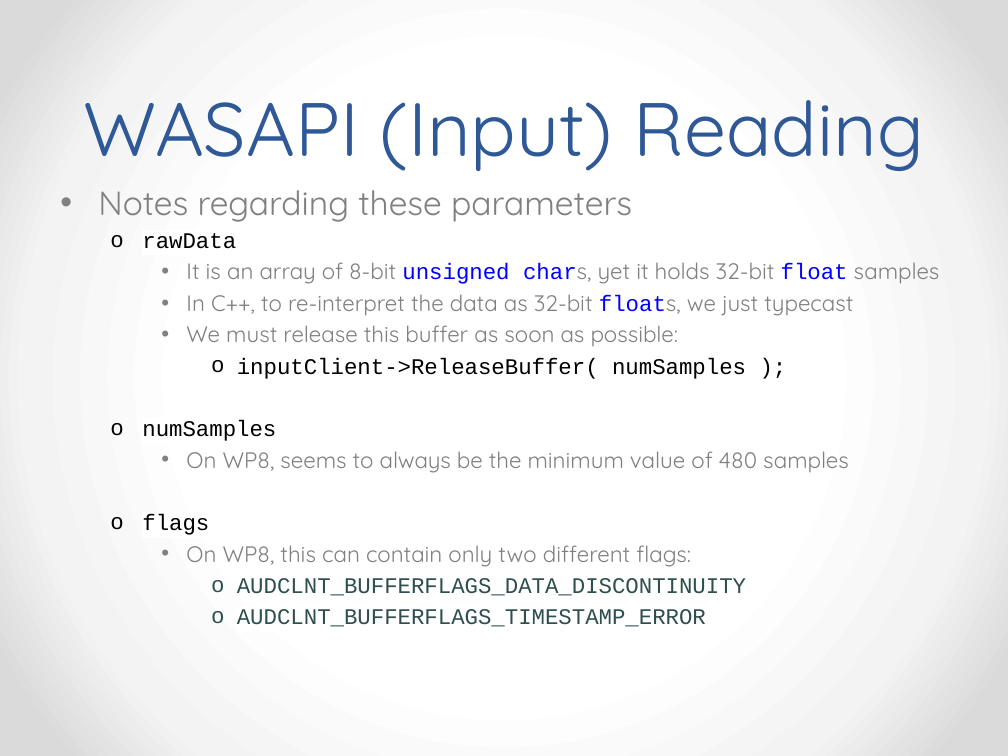
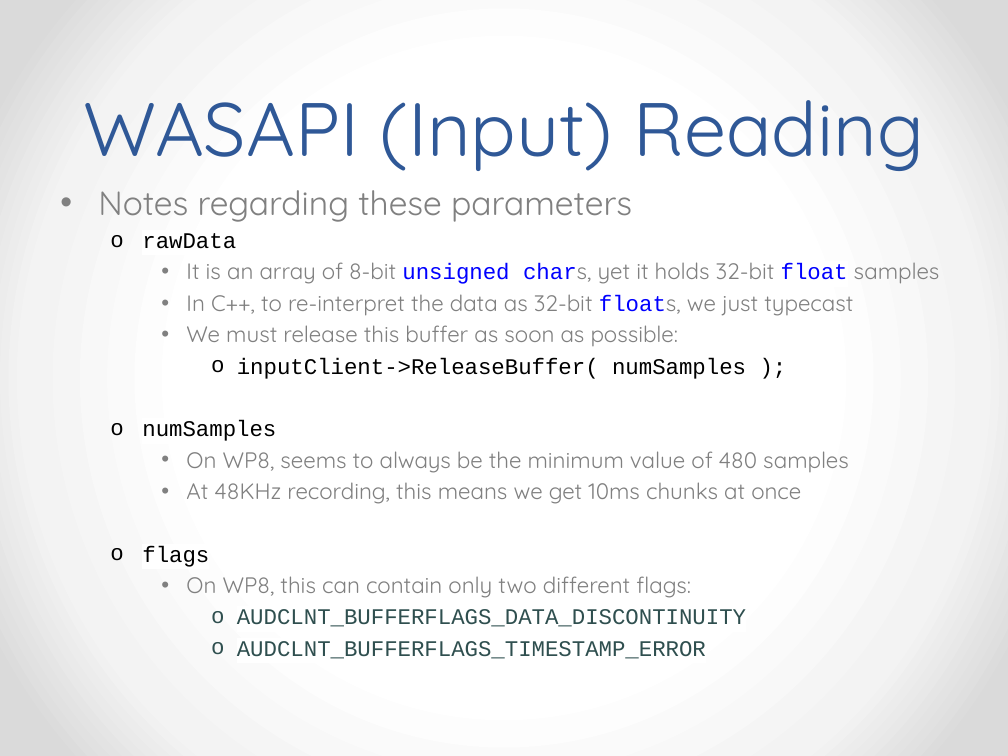
Before and after one commit to hutchgard/Materials, a slide deck: slide 38 of Week2/Slides/Week 2.pptx (slide 37 before the commit). Drawn at 1008x756 pixels with LibreOffice and Linux fonts; fonts in the diff are those of the drawing. Boxes give left, top, right and bottom in pixels: in the first picture for what was removed or moved away, otherwise in the second. Text is boxed around its words. In the diff, an @@ line names an element or a change of style, - is before the commit and + after.

```diff
--- a/Week2/Slides/Week 2.pptx
+++ b/Week2/Slides/Week 2.pptx
@@ text at (x1=186, y1=482, x2=801, y2=504): paragraph added @@
+    • At 48KHz recording, this means we get 10ms chunks at once
```
Also in this commit, not shown: 1 other slide changed, 1 slide added.
